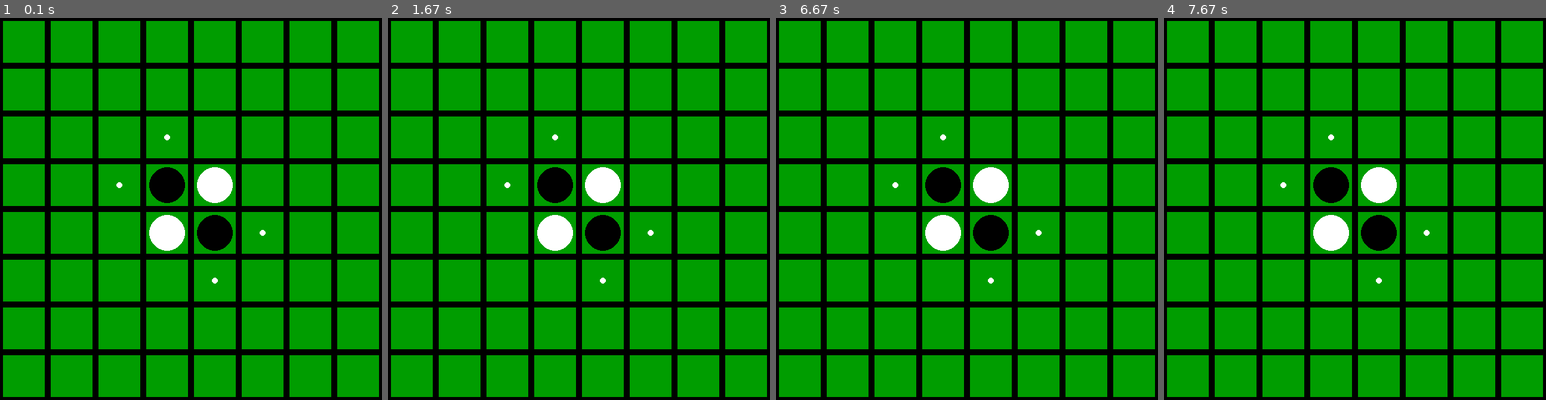
Above: before the commit, frames 1-4 (left to right).
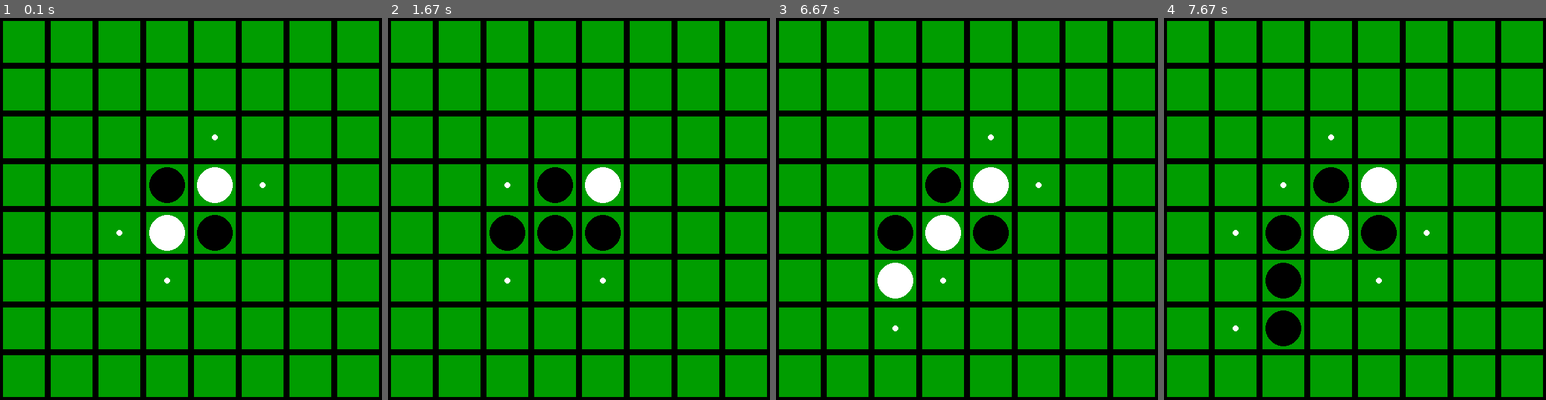
Above: after the commit, the same moments.

Repository: peterhessey/othelloML
Game: pygame game, started from Python Files/othello.py
Same seed, same stepped clock (60 frames per second), same inputs: the game is played once before the commit and once after it.
Inputs (mouse positions are in pixels of both pictures, inside the frame that each line leads up to):
- Up to frame 1 (0.1 s): no input
- Up to frame 2 (1.67 s): click (487, 212) at 0.88 s
- Up to frame 3 (6.67 s): move the mouse to (875, 277) at 6.17 s; click (875, 277) at 6.35 s
- Up to frame 4 (7.67 s): move the mouse to (1297, 319) at 7.3 s; click (1297, 319) at 7.58 s

The runs differ from the first frame. In frame 1, 0.1% of the frame differs, in the area x 30-70%, y 30-70%; in frame 2, 1.4%; in frame 3, 1.5%; in frame 4, 2.1%, in the area x 17-36%, y 51-86%.

Commit message:
Added return board function

Diff:
--- a/Python Files/othello.py
+++ b/Python Files/othello.py
@@ -13,7 +13,7 @@
 
     def __init__(self, verbose):
         self.verbose = verbose
-        self.white_turn = True
+        self.white_turn = False
         self.board = self.generateBoard()
 
 
@@ -213,7 +213,6 @@
         for i in range(8):
             for j in range(8):
 
-
                 if self.board[i][j] == 'x':
                     for x in range(-1, 2):
                         for y in range(-1, 2):
@@ -341,6 +340,15 @@
                     self.board[square_to_flip[0]][square_to_flip[1]] = player_char
                     square_to_flip[0] += direction[0]
                     square_to_flip[1] += direction[1]
+
+
+    def getBoard(self):
+        """Returns a copy of the board state
+
+        Returns:
+            [[Chr]] -- The board state
+        """
+        return self.board
 
 
     def getCurrentPlayer(self):
